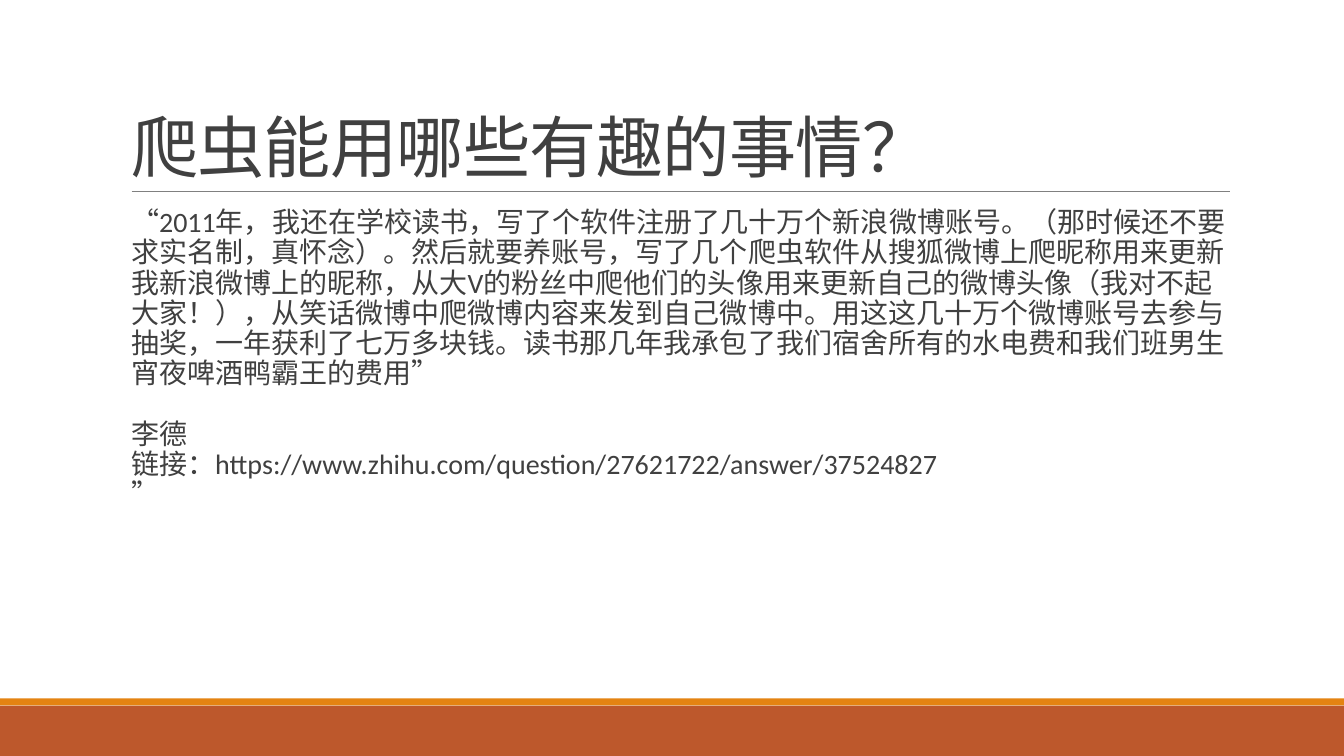
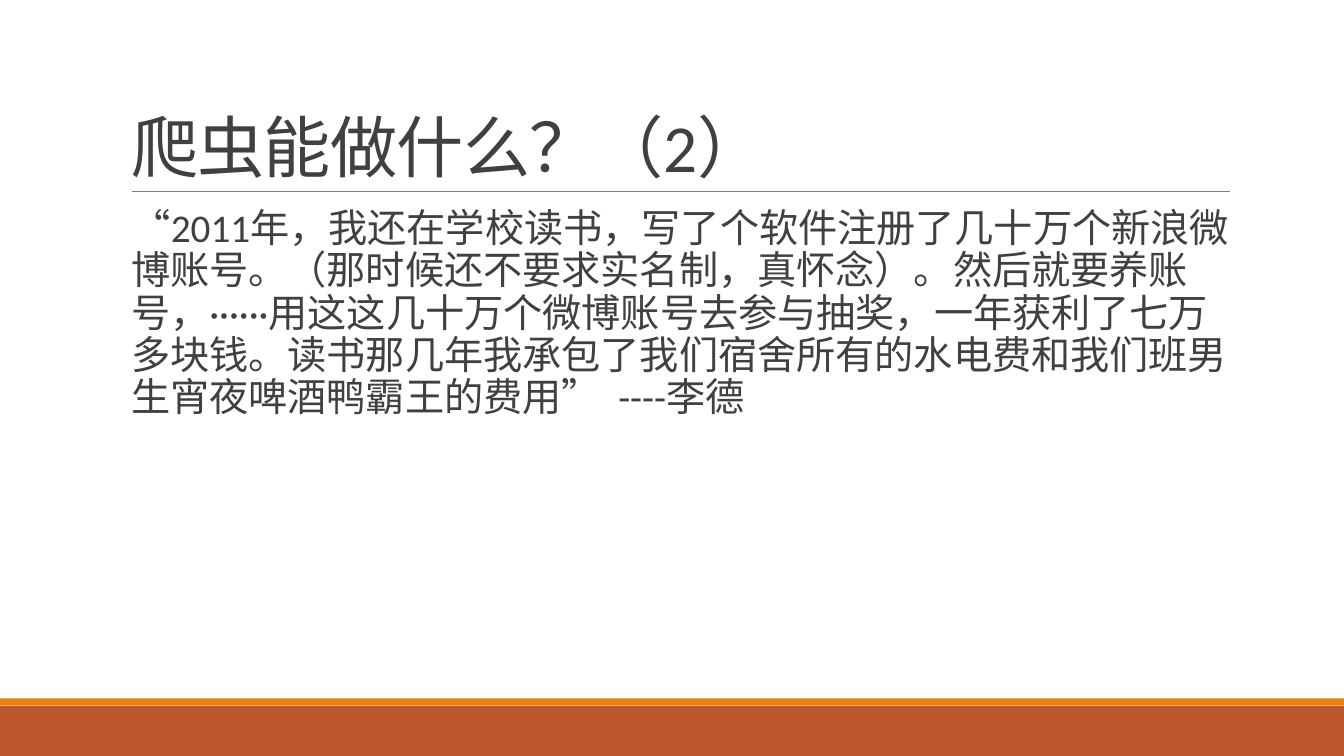
Before and after one commit to boomler/personalPractice, a slide deck: slide 29 of Web开发与网络爬虫.pptx (slide 15 before the commit). Drawn at 1344x756 pixels with LibreOffice and Linux fonts; fonts in the diff are those of the drawing. Boxes give left, top, right and bottom in pixels: in the first picture for what was removed or moved away, otherwise in the second. Text is boxed around its words. In the diff, an @@ line names an element or a change of style, - is before the commit and + after.

```diff
--- a/Web开发与网络爬虫.pptx
+++ b/Web开发与网络爬虫.pptx
@@ title at (131, 114, 765, 179): text changed @@
-爬虫能用哪些有趣的事情？
+爬虫能做什么？（2）
@@ text at (131, 209, 1229, 415): text changed; size 20 to 28 pt @@
-  “2011年，我还在学校读书，写了个软件注册了几十万个新浪微博账号。（那时候还不要求实名制，真怀念）。然后就要养账号，写了几个爬虫软件从搜狐微博上爬昵称用来更新我新浪微博上的昵称，从大V的粉丝中爬他们的头像用来更新自己的微博头像（我对不起大家！），从笑话微博中爬微博内容来发到自己微博中。用这这几十万个微博账号去参与抽奖，一年获利了七万多块钱。读书那几年我承包了我们宿舍所有的水电费和我们班男生宵夜啤酒鸭霸王的费用”
-  李德
-  链接：https://www.zhihu.com/question/27621722/answer/37524827
-  ”
+  “2011年，我还在学校读书，写了个软件注册了几十万个新浪微博账号。（那时候还不要求实名制，真怀念）。然后就要养账号，······用这这几十万个微博账号去参与抽奖，一年获利了七万多块钱。读书那几年我承包了我们宿舍所有的水电费和我们班男生宵夜啤酒鸭霸王的费用” ----李德
```
Also in this commit, not shown: 9 other slides changed, 32 slides added, 7 slides removed, 12 other files.
